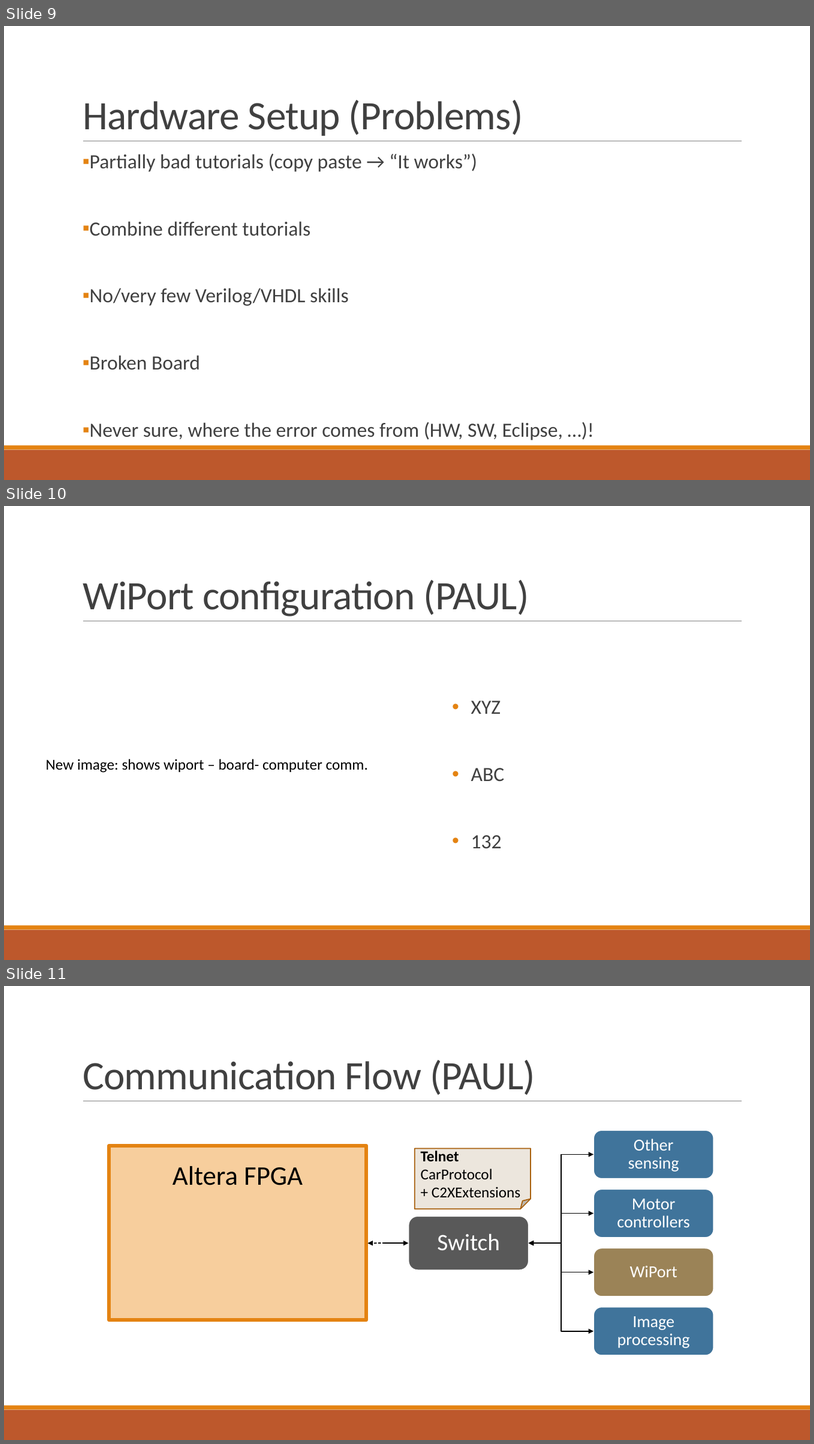
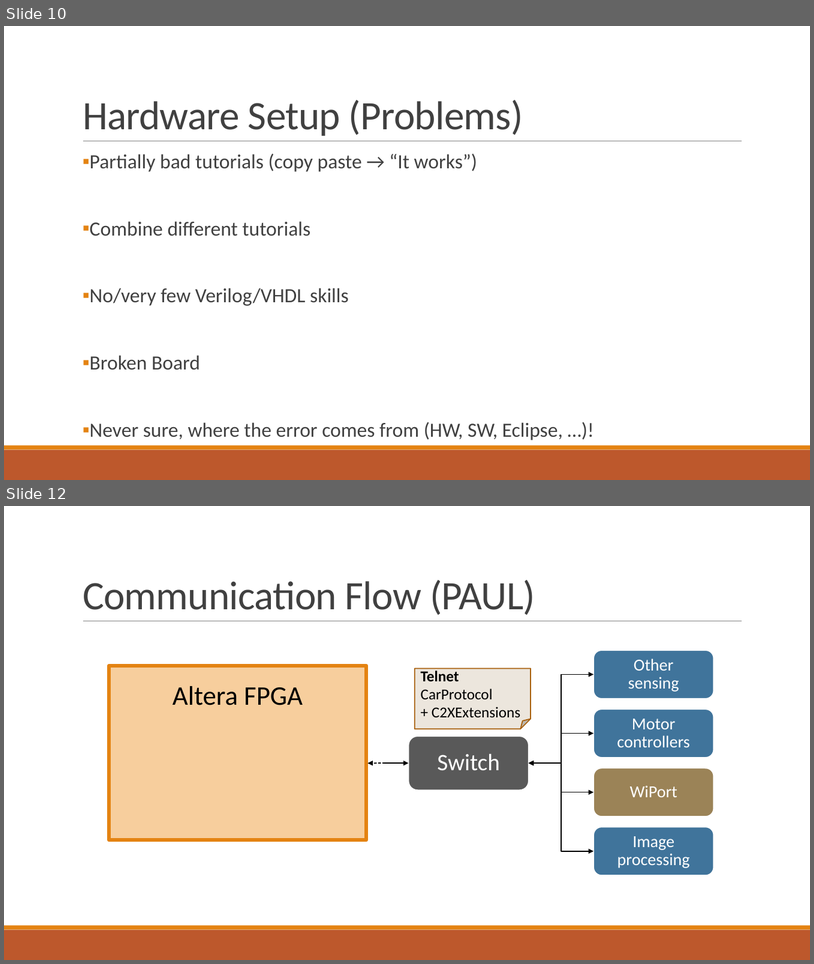
Before and after one commit to fjanssen/Car2X, a slide deck: doc/FinalPresentation.pptx. Shown one above the other, each under a label of ours: slides 9, 10 and 11 before the commit, slides 10 and 12 after it; the slides between them are not shown. The pictures are 814x1444 and 814x964 pixels, drawn with LibreOffice and Linux fonts; fonts in the diff are those of the drawing. Boxes give left, top, right and bottom in pixels: in the first picture for what was removed or moved away, otherwise in the second. Text is boxed around its words. In the diff, an @@ line names an element or a change of style, - is before the commit and + after.

```diff
--- a/doc/FinalPresentation.pptx
+++ b/doc/FinalPresentation.pptx
@@ slide 10 removed at (x1=4, y1=506, x2=810, y2=960), background #FFFFFF; not listed: 3 template elements that a slide beside it also shows @@
@@ title removed at (x1=83, y1=580, x2=530, y2=616) @@
-WiPort configuration (PAUL)
@@ text removed at (x1=471, y1=700, x2=505, y2=848) @@
-• XYZ
-• ABC
-• 132
@@ text removed at (x1=46, y1=759, x2=368, y2=772) @@
-New image: shows wiport – board- computer comm.
@@ what was slide 9 is now slide 10 @@
@@ what was slide 11 is now slide 12 @@
```
Also in this commit, not shown: 1 slide changed, 8 slides added, 2 other slides removed, 2 other files.
